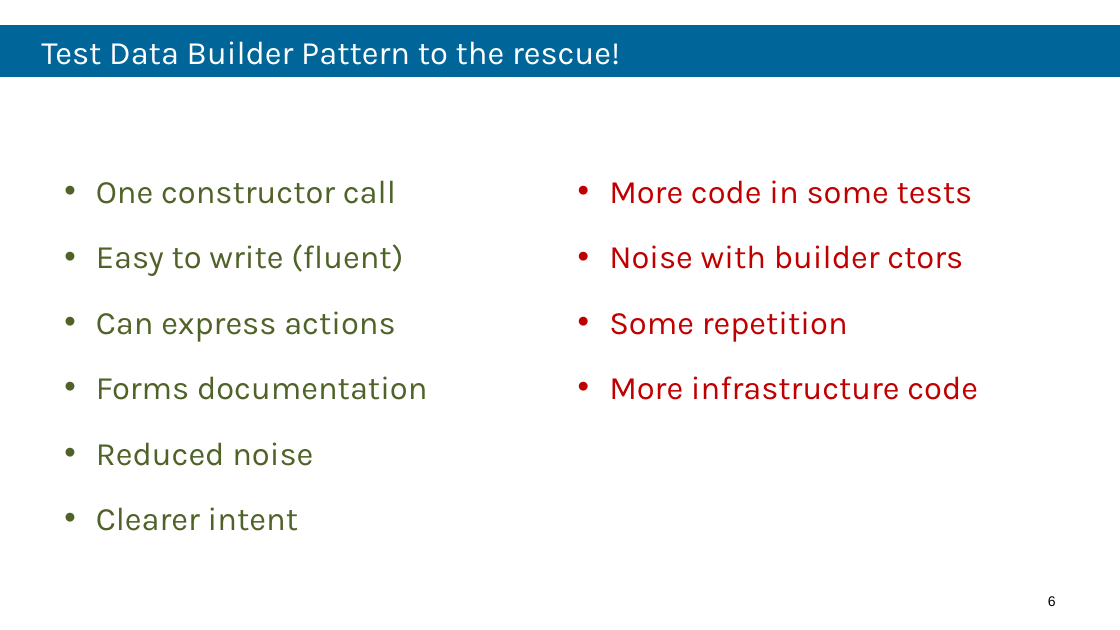
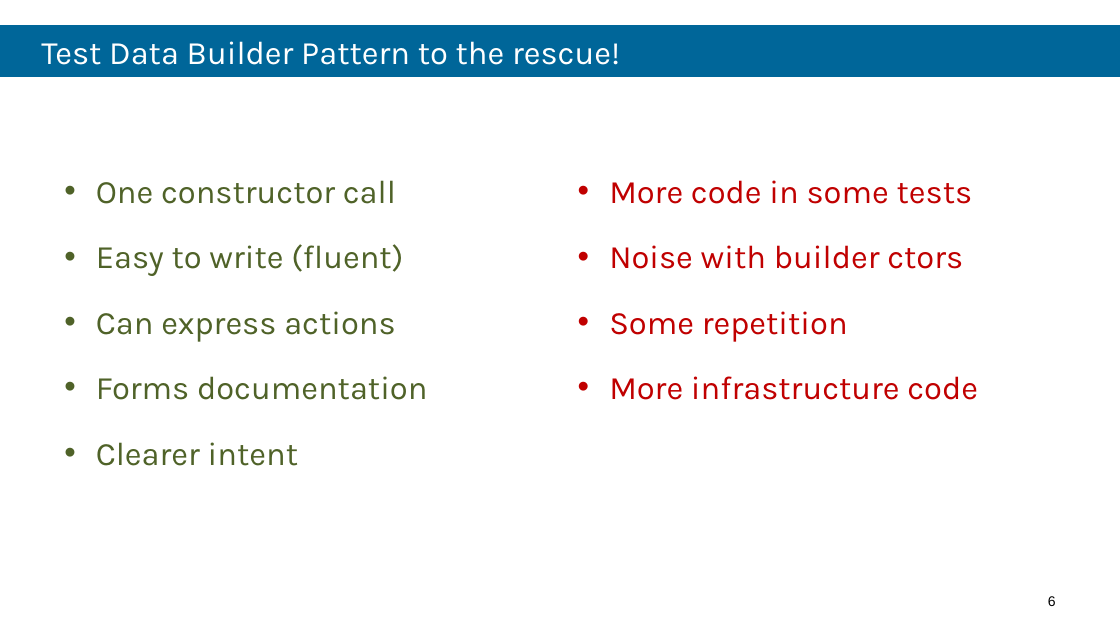
Before and after one commit to robdmoore/TestFixtureDataGenerationPresentation, a slide deck: slide 6 of Presentation.pptx. Drawn at 1120x630 pixels with LibreOffice and Linux fonts; fonts in the diff are those of the drawing; background and template pictures are left out. Boxes give left, top, right and bottom in pixels: in the first picture for what was removed or moved away, otherwise in the second. Text is boxed around its words. In the diff, an @@ line names an element or a change of style, - is before the commit and + after.

```diff
--- a/Presentation.pptx
+++ b/Presentation.pptx
@@ text at <box>96,442,313,466</box>: paragraph removed @@
-• Reduced noise
```
Also in this commit, not shown: 1 other slide changed, 2 other files.
